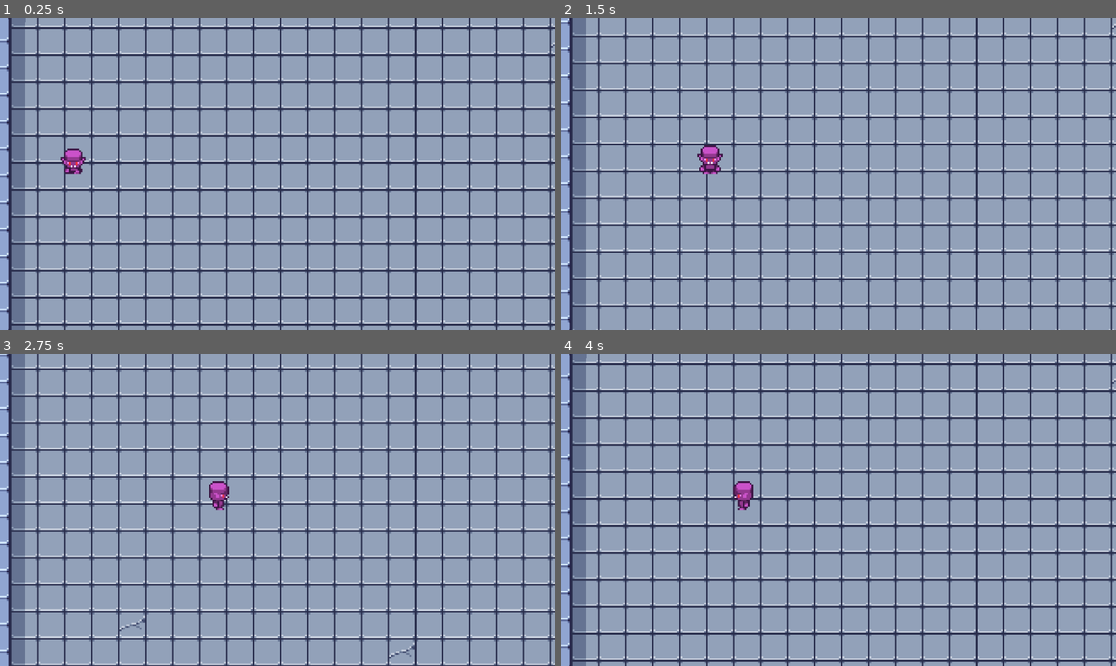
Above: before the commit, frames 1-4 (two rows, left to right).
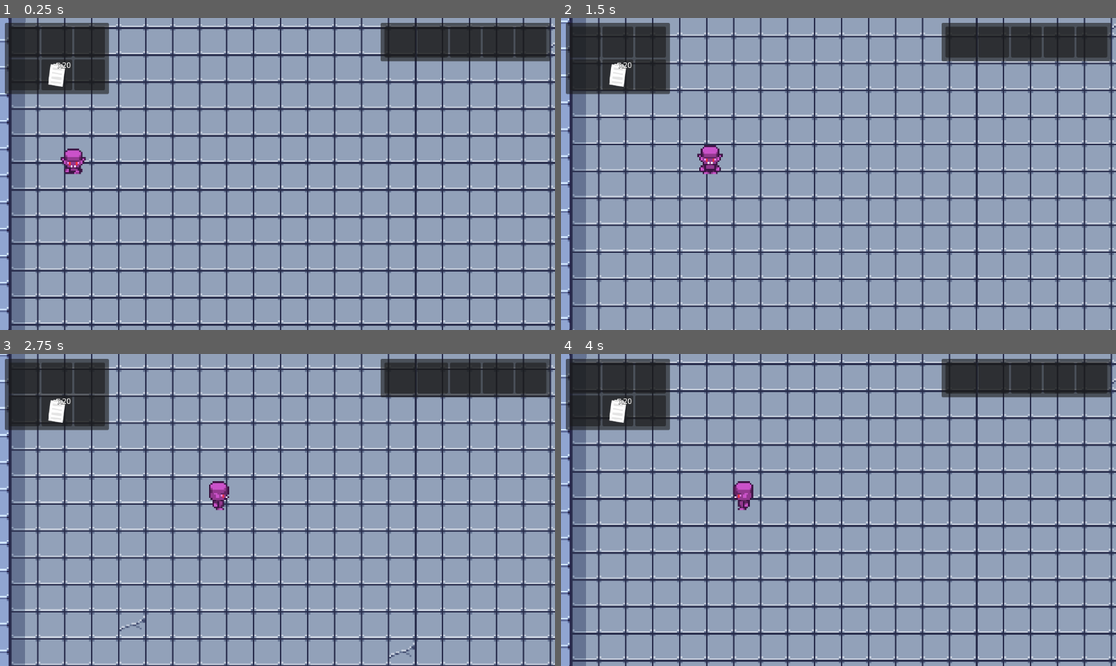
Above: after the commit, the same moments.

Repository: nielss94/top-down-godot
Game: Godot game, scene res://game.tscn
The game is run twice, just before and just after one commit, with the same random seed, the same clock (stepped at 60 frames per second) and the same inputs.
Inputs (mouse positions are in pixels of both pictures, inside the frame that each line leads up to):
- Up to frame 1 (0.25 s): no input
- Up to frame 2 (1.5 s): tap Enter at 0.5 s; move the mouse to (960, 158) at 0.52 s; hold D (right) 0.53-1.28 s; tap L (L) at 0.6 s; tap M (M) at 0.8, 1.35 s; move the mouse to (727, 189) at 1.27 s; hold S (down) from 1.28 s (still down)
- Up to frame 3 (2.75 s): right-click (166, 525) at 1.55 s; move the mouse to (333, 441) at 2.02 s; release S (down) at 2.03 s; hold D (right) from 2.03 s (still down); right-click (333, 441) at 2.1 s; tap L (L) at 2.3 s
- Up to frame 4 (4 s): move the mouse to (810, 572) at 2.77 s; release D (right) at 2.78 s; hold W (up) 2.78-3.53 s; tap L (L) at 2.85 s; tap M (M) at 3.05, 3.6 s; move the mouse to (1005, 556) at 3.52 s; hold A (left) from 3.53 s (still down); right-click (1005, 556) at 3.8 s

The runs differ from the first frame. In frame 1, 8.1% of the frame differs, in the area x 0-100%, y 1-25%; in frame 2, 8.1%; in frame 3, 8.1%; in frame 4, 8.1%.

Commit message:
right click to equip / unequip

Diff:
--- a/events/Events.gd
+++ b/events/Events.gd
@@ -4,7 +4,13 @@
 signal toggle_inventory
 signal player_inventory_init(inventory: Inventory)
 signal player_inventory_changed
-signal player_equipment_inventory_changed(equipment_inventory: EquipmentInventory)
+signal player_equipment_inventory_init(equipment_inventory: EquipmentInventory)
+signal player_equipment_inventory_changed
 
 signal pickup_item(item)
 signal enemy_died(position)
+
+
+# equipment
+signal equip_item(equipment: Equipment)
+signal unequip_item(equipment: Equipment)
--- a/game.tscn
+++ b/game.tscn
@@ -1,9 +1,10 @@
-[gd_scene load_steps=8 format=3 uid="uid://dyccbofcnimhn"]
+[gd_scene load_steps=9 format=3 uid="uid://dyccbofcnimhn"]
 
 [ext_resource type="Script" path="res://game.gd" id="1_kd3de"]
 [ext_resource type="PackedScene" uid="uid://bbxgg620b0mj2" path="res://levels/level.tscn" id="2_2rmmu"]
 [ext_resource type="PackedScene" uid="uid://c3c3xsylfnmmb" path="res://player/player.tscn" id="3_avnsc"]
 [ext_resource type="PackedScene" uid="uid://dtku54l5umja0" path="res://camera/camera.tscn" id="4_kdxkq"]
+[ext_resource type="PackedScene" uid="uid://fkk44x8mc2tb" path="res://inventory/ui/equipment_inventory_ui.tscn" id="5_8xmd1"]
 [ext_resource type="Script" path="res://inventory/ui/inventory_interface.gd" id="5_oxxv8"]
 [ext_resource type="PackedScene" uid="uid://df8ndsa76tod4" path="res://inventory/ui/inventory_ui.tscn" id="6_jfxro"]
 [ext_resource type="PackedScene" uid="uid://julmk5r85rfi" path="res://loot_manager/loot_manager.tscn" id="7_a7vvf"]
@@ -16,11 +17,10 @@
 [node name="UI" type="CanvasLayer" parent="."]
 
 [node name="InventoryInterface" type="Control" parent="UI"]
-visible = false
 layout_mode = 3
 anchors_preset = 0
-offset_right = 40.0
-offset_bottom = 40.0
+offset_right = 1152.0
+offset_bottom = 648.0
 script = ExtResource("5_oxxv8")
 
 [node name="PlayerInventoryUI" parent="UI/InventoryInterface" instance=ExtResource("6_jfxro")]
@@ -29,6 +29,13 @@
 offset_top = 10.0
 offset_right = 50.0
 offset_bottom = 50.0
+
+[node name="PlayerEquipmentUI" parent="UI/InventoryInterface" instance=ExtResource("5_8xmd1")]
+layout_mode = 1
+offset_left = -362.0
+offset_top = 10.0
+offset_right = -10.0
+offset_bottom = 90.0
 
 [node name="Player" parent="." instance=ExtResource("3_avnsc")]
 position = Vector2(44, 112)
--- a/inventory/equipment_inventory_component.gd
+++ b/inventory/equipment_inventory_component.gd
@@ -3,15 +3,15 @@
 signal equipment_inventory_changed
 
 @export var inventory: EquipmentInventory
-const helmet = preload("res://item/equipment/wooden_helmet.tres")
-const armor = preload("res://item/equipment/wooden_armor.tres")
 
-func _process(delta):
-	if Input.is_action_just_pressed("L"):
-		equip(helmet)
-	if Input.is_action_just_pressed("M"):
-		equip(armor)
+func _ready():
+	Events.equip_item.connect(equip)
+	Events.unequip_item.connect(unequip)
 
 func equip(equipment: Equipment):
 	inventory.equip(equipment)
 	equipment_inventory_changed.emit()
+
+func unequip(equipment: Equipment):
+	inventory.unequip(equipment.type)
+	equipment_inventory_changed.emit()
--- /dev/null
+++ b/inventory/ui/equipment_inventory_ui.gd
@@ -0,0 +1,28 @@
+class_name EquipmentInventoryUI extends PanelContainer
+
+@onready var helmet_slot: EquipmentSlotUI = $MarginContainer/GridContainer/HelmetSlot
+@onready var armor_slot: EquipmentSlotUI = $MarginContainer/GridContainer/ArmorSlot
+@onready var leggings_slot: EquipmentSlotUI = $MarginContainer/GridContainer/LeggingsSlot
+@onready var boots_slot: EquipmentSlotUI = $MarginContainer/GridContainer/BootsSlot
+@onready var weapon_slot: EquipmentSlotUI = $MarginContainer/GridContainer/WeaponSlot
+
+var equipment_inventory: EquipmentInventory
+
+func set_equipment_inventory(equipment_inventory: EquipmentInventory):
+	self.equipment_inventory = equipment_inventory
+	helmet_slot.right_clicked.connect(equipment_inventory.unequip)
+	armor_slot.right_clicked.connect(equipment_inventory.unequip)
+	leggings_slot.right_clicked.connect(equipment_inventory.unequip)
+	boots_slot.right_clicked.connect(equipment_inventory.unequip)
+	weapon_slot.right_clicked.connect(equipment_inventory.unequip)
+	draw_slots()
+
+func draw_slots():
+	helmet_slot.set_equipment(equipment_inventory.helmet)
+	armor_slot.set_equipment(equipment_inventory.armor)
+	leggings_slot.set_equipment(equipment_inventory.leggings)
+	boots_slot.set_equipment(equipment_inventory.boots)
+	weapon_slot.set_equipment(equipment_inventory.weapon)
+
+func redraw():
+	draw_slots()
--- /dev/null
+++ b/inventory/ui/equipment_inventory_ui.tscn
@@ -0,0 +1,45 @@
+[gd_scene load_steps=4 format=3 uid="uid://fkk44x8mc2tb"]
+
+[ext_resource type="Script" path="res://inventory/ui/equipment_inventory_ui.gd" id="1_jo5v4"]
+[ext_resource type="PackedScene" uid="uid://djiyrnncqjost" path="res://inventory/ui/slot_ui.tscn" id="1_kr7hv"]
+[ext_resource type="Script" path="res://inventory/ui/equipment_slot_ui.gd" id="3_baowq"]
+
+[node name="PlayerEquipmentUI" type="PanelContainer"]
+anchors_preset = 1
+anchor_left = 1.0
+anchor_right = 1.0
+offset_left = -336.0
+offset_bottom = 69.0
+grow_horizontal = 0
+script = ExtResource("1_jo5v4")
+
+[node name="MarginContainer" type="MarginContainer" parent="."]
+layout_mode = 2
+theme_override_constants/margin_left = 8
+theme_override_constants/margin_top = 8
+theme_override_constants/margin_right = 8
+theme_override_constants/margin_bottom = 8
+
+[node name="GridContainer" type="GridContainer" parent="MarginContainer"]
+layout_mode = 2
+columns = 5
+
+[node name="HelmetSlot" parent="MarginContainer/GridContainer" instance=ExtResource("1_kr7hv")]
+layout_mode = 2
+script = ExtResource("3_baowq")
+
+[node name="ArmorSlot" parent="MarginContainer/GridContainer" instance=ExtResource("1_kr7hv")]
+layout_mode = 2
+script = ExtResource("3_baowq")
+
+[node name="LeggingsSlot" parent="MarginContainer/GridContainer" instance=ExtResource("1_kr7hv")]
+layout_mode = 2
+script = ExtResource("3_baowq")
+
+[node name="BootsSlot" parent="MarginContainer/GridContainer" instance=ExtResource("1_kr7hv")]
+layout_mode = 2
+script = ExtResource("3_baowq")
+
+[node name="WeaponSlot" parent="MarginContainer/GridContainer" instance=ExtResource("1_kr7hv")]
+layout_mode = 2
+script = ExtResource("3_baowq")
--- /dev/null
+++ b/inventory/ui/equipment_slot_ui.gd
@@ -0,0 +1,31 @@
+class_name EquipmentSlotUI extends Panel
+
+signal right_clicked(equipment_type: Equipment.Type)
+
+@onready var texture_rect = $MarginContainer/TextureRect
+@onready var quantity_label = $QuantityLabel
+
+var hovering: bool = false
+var equipment: Equipment
+
+func _process(delta):
+	if Input.is_action_just_pressed("right_mouse") and hovering and equipment:
+		right_clicked.emit(equipment.type)
+		Events.player_equipment_inventory_changed.emit()
+
+func set_equipment(equipment: Equipment):
+	self.equipment = equipment
+
+	if equipment:
+		texture_rect.texture = equipment.sprite
+		tooltip_text = "%s\n%s" % [equipment.name, equipment.description]
+		tooltip_text += "\nStr %s\nInt %s\nDex %s\nLuk %s" % [equipment.strength, equipment.intellect, equipment.dexterity, equipment.luck]
+	else:
+		texture_rect.texture = null
+		tooltip_text = ""
+
+func _on_mouse_entered():
+	hovering = true;
+
+func _on_mouse_exited():
+	hovering = false;
--- /dev/null
+++ b/inventory/ui/equipment_slot_ui.tscn
@@ -0,0 +1,40 @@
+[gd_scene load_steps=2 format=3 uid="uid://bgvdaf0svbnm4"]
+
+[ext_resource type="Script" path="res://inventory/ui/equipment_slot_ui.gd" id="1_sntij"]
+
+[node name="Slot" type="Panel"]
+custom_minimum_size = Vector2(64, 64)
+offset_right = 40.0
+offset_bottom = 40.0
+script = ExtResource("1_sntij")
+
+[node name="MarginContainer" type="MarginContainer" parent="."]
+custom_minimum_size = Vector2(64, 64)
+layout_mode = 0
+offset_right = 40.0
+offset_bottom = 40.0
+theme_override_constants/margin_left = 4
+theme_override_constants/margin_top = 4
+theme_override_constants/margin_right = 4
+theme_override_constants/margin_bottom = 4
+
+[node name="TextureRect" type="TextureRect" parent="MarginContainer"]
+layout_mode = 2
+expand_mode = 1
+stretch_mode = 5
+
+[node name="QuantityLabel" type="Label" parent="."]
+visible = false
+layout_mode = 1
+anchors_preset = 1
+anchor_left = 1.0
+anchor_right = 1.0
+offset_left = -30.0
+offset_bottom = 26.0
+grow_horizontal = 0
+theme_override_colors/font_color = Color(1, 1, 1, 1)
+theme_override_colors/font_outline_color = Color(0, 0, 0, 1)
+theme_override_constants/outline_size = 2
+
+[connection signal="mouse_entered" from="." to="." method="_on_mouse_entered"]
+[connection signal="mouse_exited" from="." to="." method="_on_mouse_exited"]
--- a/inventory/ui/inventory_interface.gd
+++ b/inventory/ui/inventory_interface.gd
@@ -1,11 +1,14 @@
 class_name InventoryInterface extends Control
 
 @onready var player_inventory_ui: InventoryUI = $PlayerInventoryUI
+@onready var player_equipment_ui: EquipmentInventoryUI = $PlayerEquipmentUI
 
 func _ready():
 	Events.toggle_inventory.connect(toggle_inventory)
 	Events.player_inventory_init.connect(player_inventory_ui.set_inventory)
+	Events.player_equipment_inventory_init.connect(player_equipment_ui.set_equipment_inventory)
 	Events.player_inventory_changed.connect(player_inventory_ui.redraw)
+	Events.player_equipment_inventory_changed.connect(player_equipment_ui.redraw)
 
 func toggle_inventory():
 	visible = not visible
--- a/inventory/ui/inventory_ui.gd
+++ b/inventory/ui/inventory_ui.gd
@@ -21,8 +21,17 @@
 		var new_slot_ui = slot_ui.instantiate()
 		item_grid.add_child(new_slot_ui)
 
+		new_slot_ui.right_clicked.connect(right_click_slot)
+
 		if slot:
 			new_slot_ui.set_slot(slot)
 
 func redraw():
 	draw_slot_grid()
+
+func right_click_slot(slot: Slot):
+	if slot.item and slot.item is Equipment:
+		var item = slot.item
+		inventory.remove(slot.item)
+		Events.equip_item.emit(item as Equipment)
+		Events.player_inventory_changed.emit()
--- a/inventory/ui/slot_ui.gd
+++ b/inventory/ui/slot_ui.gd
@@ -9,8 +9,8 @@
 var hovering: bool = false
 
 func _process(delta):
-	if Input.is_action_just_pressed("right_mouse") and hovering:
-		right_clicked.emit(self)
+	if Input.is_action_just_pressed("right_mouse") and hovering and slot.item and slot.item is Equipment:
+		right_clicked.emit(slot)
 
 func set_slot(slot: Slot):
 	self.slot = slot
--- a/player/player.gd
+++ b/player/player.gd
@@ -13,6 +13,7 @@
 func _ready():
 	Events.pickup_item.connect(pickup_item)
 	Events.player_inventory_init.emit(inventory_component.inventory)
+	Events.player_equipment_inventory_init.emit(equipment_inventory_component.inventory)
 
 func _process(delta):
 	direction = Input.get_vector("left", "right", "up", "down")
@@ -34,5 +35,5 @@
 	Events.player_inventory_changed.emit()
 
 func _on_equipment_inventory_component_equipment_inventory_changed():
-	Events.player_equipment_inventory_changed.emit(equipment_inventory_component.inventory)
+	Events.player_equipment_inventory_changed.emit()
 	stats.set_stats(equipment_inventory_component.inventory.calculate_stats())
